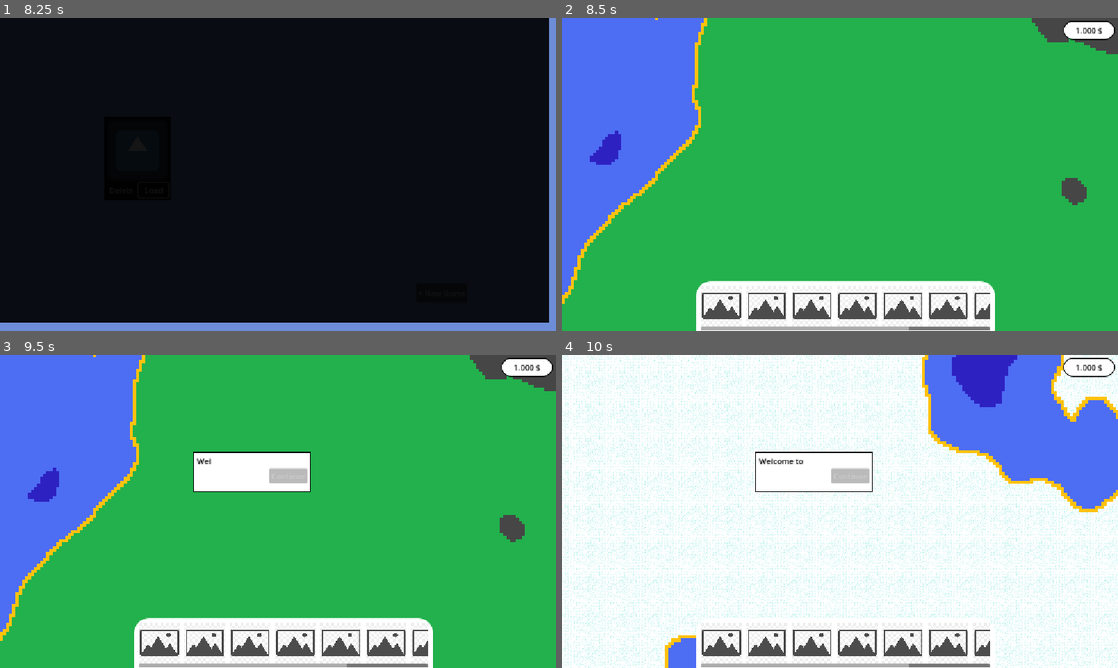
Above: before the commit, frames 1-4 (two rows, left to right).
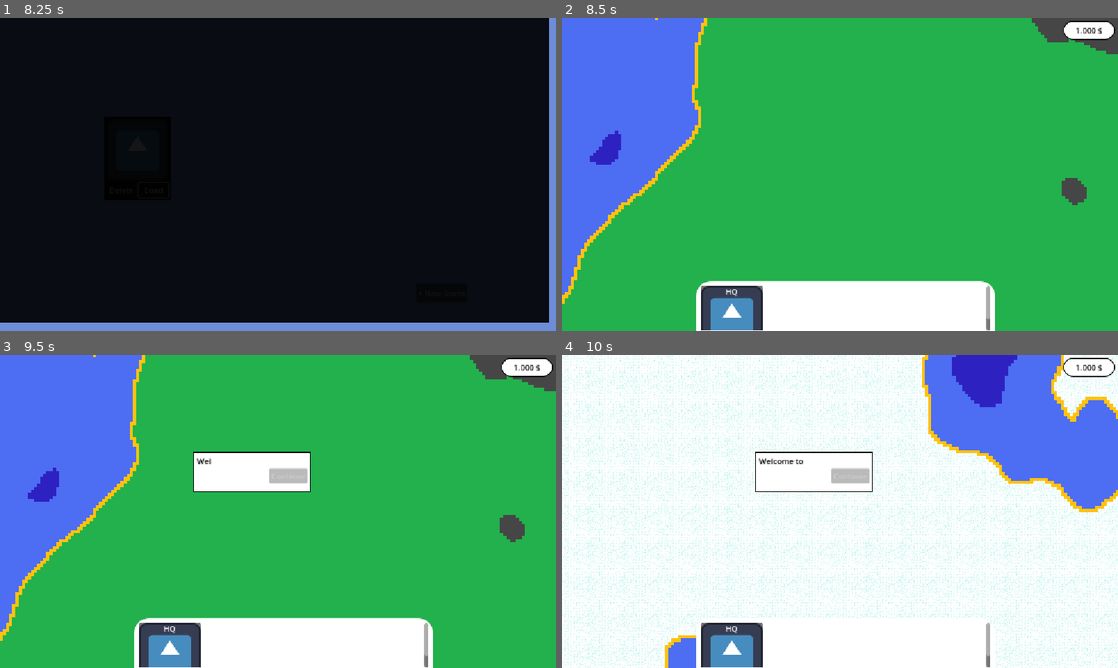
Above: after the commit, the same moments.

Repository: Nils1024/restock
Game: Godot game, scene res://assets/scenes/menus/main_menu.tscn
Same seed, same stepped clock (60 frames per second), same inputs: the game is played once before the commit and once after it. The engine's default icon, where the game draws it, is replaced by a stand-in: a white triangle on a blue panel in a dark square.
Inputs (mouse positions are in pixels of both pictures, inside the frame that each line leads up to):
- Up to frame 1 (8.25 s): click "Play" at 0.5 s; click "Play" at 1.25 s; tap Enter (ui_accept) at 2, 2.27 s; move the mouse to (400, 158) at 2.02 s; hold Right 2.03-2.75 s; hold Mouse wheel down (zoom_in) 2.03-2.75 s; click (400, 158) at 2.17 s; drag from (166, 190) to (250, 237) at 2.77 s; click "+ New Game" at 3.5 s; click "+ New Game" at 4.25 s; click "Randomize" at 5 s; click "Randomize" at 5.75 s; click "Create" at 6.5 s; click "Load" at 7.25 s; move the mouse to (333, 105) at 8.02 s; hold Right from 8.03 s (still down); tap Alt at 8.1 s
- Up to frame 2 (8.5 s): keep holding Right
- Up to frame 3 (9.5 s): release Right at 8.75 s; click (172, 655) at 8.77 s
- Up to frame 4 (10 s): drag from (812, 574) to (673, 464) at 9.52 s

Frame 1 is identical in both runs. In frame 2, 3.6% of the frame differs, in the area x 25-77%, y 85-100%; in frame 3, 3.6%; in frame 4, 3.6%.

Commit message:
Added Music, go the shop filling working

Diff:
--- a/assets/scenes/util/ui/ShopItemCard.tscn
+++ b/assets/scenes/util/ui/ShopItemCard.tscn
@@ -1,6 +1,37 @@
 [gd_scene format=3 uid="uid://c5cwx2s4t6kut"]
 
 [ext_resource type="Script" uid="uid://d0372e3j1fl6b" path="res://assets/scripts/game/shop/ShopItemCard.gd" id="1_wqduy"]
+[ext_resource type="Texture2D" uid="uid://b5d86uris7den" path="res://icon.svg" id="2_a6k5a"]
 
 [node name="ShopItemCard" type="PanelContainer" unique_id=527752103]
 script = ExtResource("1_wqduy")
+
+[node name="BuyButton" type="TextureButton" parent="." unique_id=846959447]
+layout_mode = 2
+texture_normal = ExtResource("2_a6k5a")
+
+[node name="NameContainer" type="VBoxContainer" parent="." unique_id=2065110781]
+layout_mode = 2
+
+[node name="Name" type="Label" parent="NameContainer" unique_id=626086254]
+layout_mode = 2
+text = "Name"
+horizontal_alignment = 1
+
+[node name="VBoxContainer" type="VBoxContainer" parent="." unique_id=862590502]
+layout_mode = 2
+alignment = 2
+
+[node name="PriceContainer" type="HBoxContainer" parent="VBoxContainer" unique_id=1650337944]
+layout_mode = 2
+alignment = 1
+
+[node name="Price" type="Label" parent="VBoxContainer/PriceContainer" unique_id=521251994]
+layout_mode = 2
+text = "30"
+
+[node name="DollarSymbol" type="Label" parent="VBoxContainer/PriceContainer" unique_id=1172173119]
+layout_mode = 2
+text = "$"
+
+[connection signal="pressed" from="BuyButton" to="." method="_on_buy_button_pressed"]
--- a/assets/scripts/game/shop/Shop.gd
+++ b/assets/scripts/game/shop/Shop.gd
@@ -1,11 +1,34 @@
 extends CanvasLayer
 
+const ShopCard = preload("res://assets/scenes/util/ui/ShopItemCard.tscn")
+
+@onready var h_box = $MarginContainer/MarginContainer/ScrollContainer/HBoxContainer
+
+var shop_items: Array[ShopItem] = []
 
 # Called when the node enters the scene tree for the first time.
 func _ready() -> void:
-	pass # Replace with function body.
+	_load_items()
+	_fill_shop_with_items()
 
 
-# Called every frame. 'delta' is the elapsed time since the previous frame.
-func _process(delta: float) -> void:
+func _load_items() -> void:
+	var files: Array = Array(DirAccess.get_files_at("res://assets/shop_items/"))
+	for file in files.filter(func(f: String): return f.ends_with(".tres")):
+		var item = load("res://assets/shop_items/" + file) as ShopItem
+		if item:
+			shop_items.append(item)
+
+func _fill_shop_with_items() -> void:
+	for child in h_box.get_children():
+		child.queue_free()
+
+	for item in shop_items:
+		var card: ShopItemCard = ShopCard.instantiate()
+		card.setup(item)
+		card.item_clicked.connect(_on_item_purchased)
+		h_box.add_child(card)
+
+
+func _on_item_purchased(item: ShopItem) -> void:
 	pass
--- a/assets/scripts/game/shop/ShopItemCard.gd
+++ b/assets/scripts/game/shop/ShopItemCard.gd
@@ -2,13 +2,15 @@
 
 class_name ShopItemCard
 
-signal item_purchased(item: ShopItem)
+signal item_clicked(item: ShopItem)
 
-# Called when the node enters the scene tree for the first time.
-func _ready() -> void:
-	pass # Replace with function body.
+var item: ShopItem
+
+func setup(item: ShopItem) -> void:
+	self.item = item
+	$VBoxContainer/PriceContainer/Price.text = str(item.price)
+	$NameContainer/Name.text = item.label
 
 
-# Called every frame. 'delta' is the elapsed time since the previous frame.
-func _process(delta: float) -> void:
-	pass
+func _on_buy_button_pressed() -> void:
+	item_clicked.emit(item)
--- /dev/null
+++ b/assets/shop_items/HQ.tres
@@ -0,0 +1,10 @@
+[gd_resource type="Resource" script_class="ShopItem" format=3 uid="uid://bu1lwjlmdwf7l"]
+
+[ext_resource type="Script" uid="uid://b3cbe3r04ijnp" path="res://assets/scripts/game/shop/ShopItem.gd" id="1_plp8i"]
+
+[resource]
+script = ExtResource("1_plp8i")
+id = "0"
+label = "HQ"
+price = 100
+metadata/_custom_type_script = "uid://b3cbe3r04ijnp"
Not shown, removed: assets/audios/Build.wav.import
Not shown, removed: assets/audios/Destroy.wav.import
Not shown, removed: assets/audios/Message.wav.import
Not shown, removed: assets/audios/Select.wav.import
Not shown, added: assets/audios/effects/Build.wav.import
Not shown, added: assets/audios/effects/Destroy.wav.import
Not shown, added: assets/audios/effects/Message.wav.import
Not shown, added: assets/audios/effects/Select.wav.import
Not shown, added: assets/audios/music/Song 1.mp3.import
Not shown, changed: README.md
Not shown, removed: assets/audios/Build.wav
Not shown, removed: assets/audios/Destroy.wav
(and 7 more such lines)
